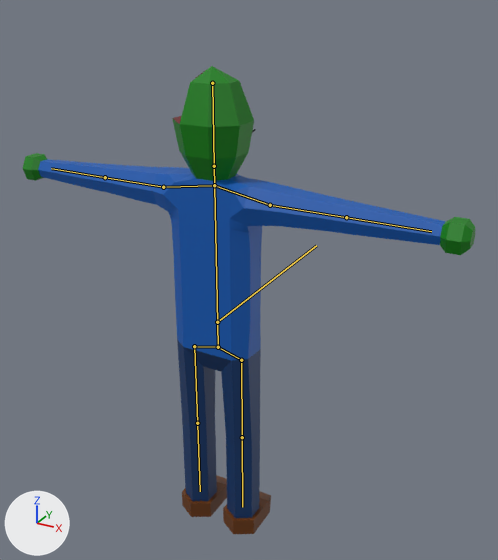
Renders of the glTF model models/dynamic_props/enemies/mountainside_runner.glb from each side of a commit.
Rendered twice from a 50 mm camera at (1.32, -2.14, 1.29) aimed at (0.05, 0.18, 0.13). The lights are fixed; the arrows at lower left show +X, +Y and +Z. The bones that bend it are drawn over the model as lines.

In view in the first picture: 'runner_body'.
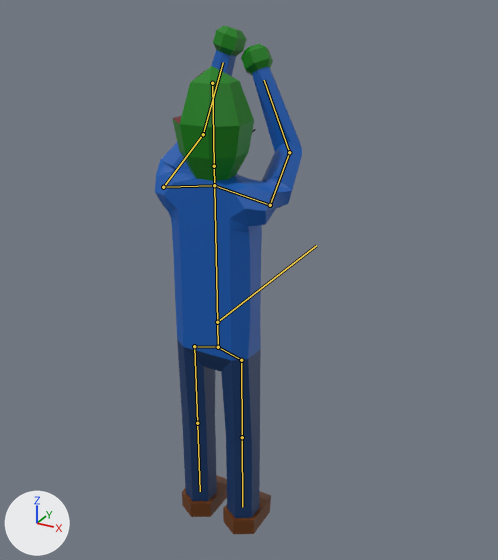
The newer file adds an action. The first version stands in its rest pose; the second is drawn at frame 21 of the action 'hitting_Armature.003'.

The change, as a list of edits to the scene's bpy script:
```text
Change bone_right_upper_arm:
    where bone_right_upper_arm = bpy.data.objects['Armature'].pose.bones['right_upper_arm']  # child of 'right_collar'
    bone_right_upper_arm.rotation_quaternion: (1.0, 0.0, 0.0, 0.0) -> (0.406, -0.219, -0.518, -0.721)  # degrees (0, 0, 0) -> degrees (57, -47, -148)
Change bone_right_forearm:
    where bone_right_forearm = bpy.data.objects['Armature'].pose.bones['right_forearm']  # child of 'right_upper_arm'
    bone_right_forearm.rotation_quaternion: (1.0, 0.0, 0.0, 0.0) -> (0.916, 0.028, -0.066, -0.395)  # degrees (0, 0, 0) -> degrees (6, -6, -47)
Change bone_left_upper_arm:
    where bone_left_upper_arm = bpy.data.objects['Armature'].pose.bones['left_upper_arm']  # child of 'left_collar'
    bone_left_upper_arm.rotation_quaternion: (1.0, 0.0, 0.0, 0.0) -> (0.504, 0.145, 0.401, -0.751)  # degrees (0, 0, 0) -> degrees (-36, 38, -125)
Change bone_left_forearm:
    where bone_left_forearm = bpy.data.objects['Armature'].pose.bones['left_forearm']  # child of 'left_upper_arm'
    bone_left_forearm.rotation_quaternion: (1.0, 0.0, 0.0, 0.0) -> (0.874, -0.194, -0.196, -0.399)  # degrees (0, 0, 0) -> degrees (-12, -30, -46)
```

What differs and where, as boxes [x1, y1, x2, y2] in the pictures (498 x 560 px):
'runner_body', posed (67% narrower, 9% taller)
    before: [23, 66, 475, 534]
    after: [155, 26, 302, 534]
bone 'right_upper_arm', root to tip
    before: (163, 187) to (105, 177)
    after: (163, 187) to (203, 134)
bone 'right_forearm', root to tip
    before: (105, 177) to (51, 168)
    after: (203, 134) to (223, 62)
bone 'left_upper_arm', root to tip
    before: (270, 205) to (346, 217)
    after: (270, 205) to (289, 152)
bone 'left_forearm', root to tip
    before: (346, 217) to (431, 231)
    after: (289, 152) to (264, 80)
